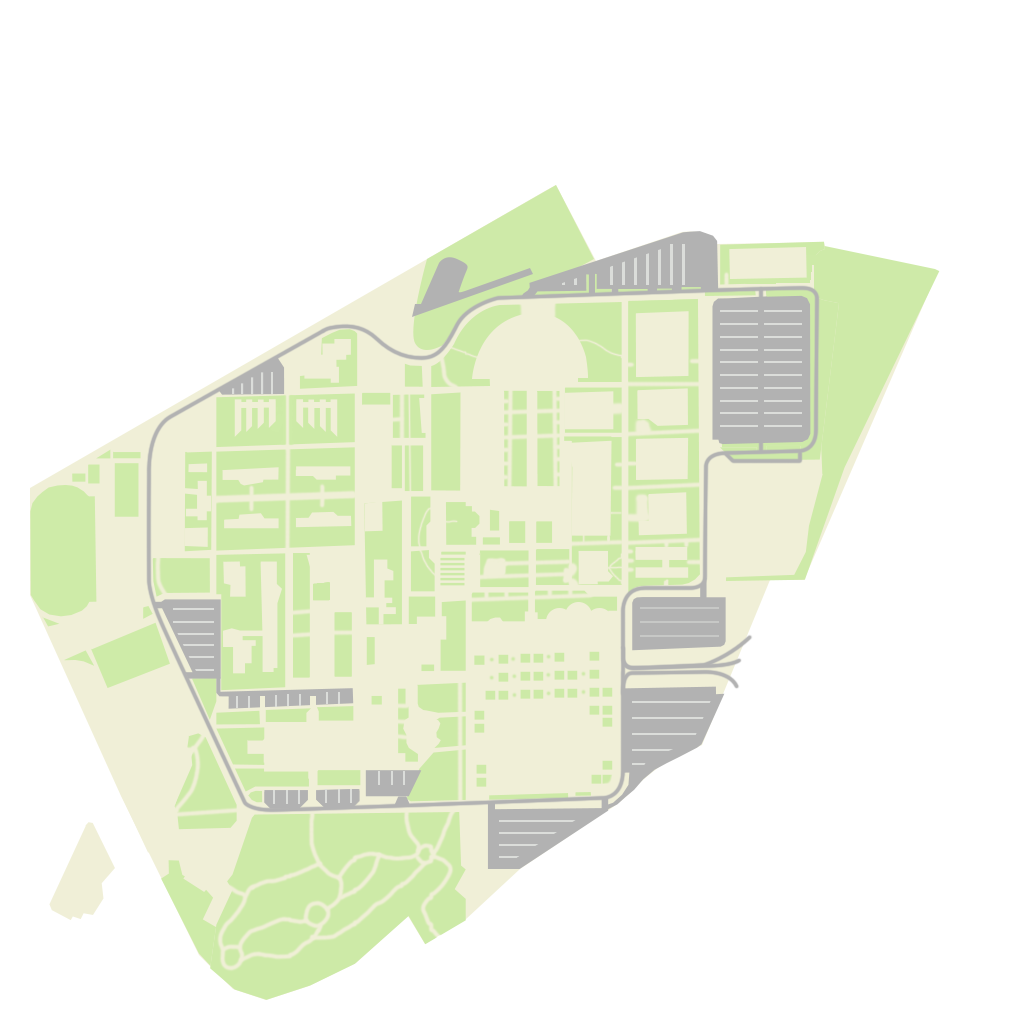
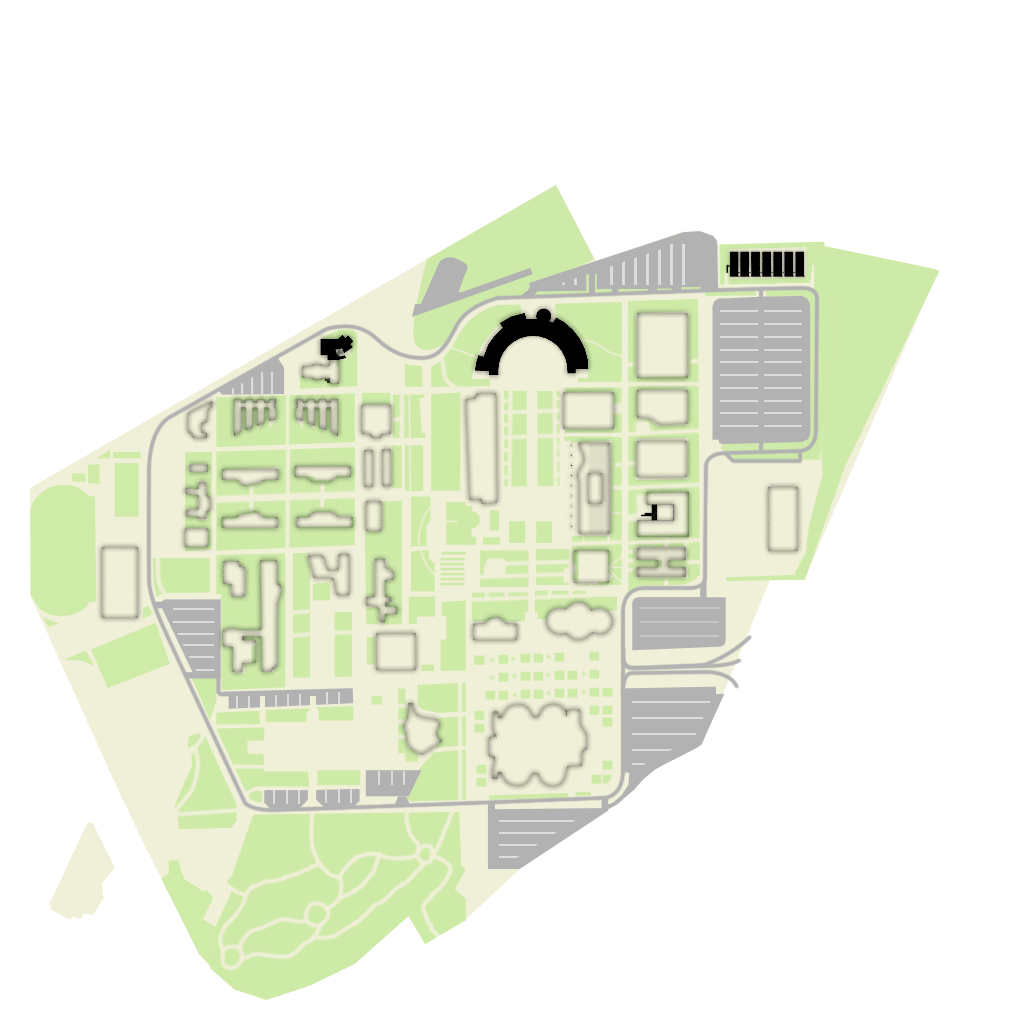
Comparing the layer stacks of the two 1024 x 1024 images. Changes:
added layer "ua_ao" (multiply) above "Road" over [96, 246, 809, 791]
